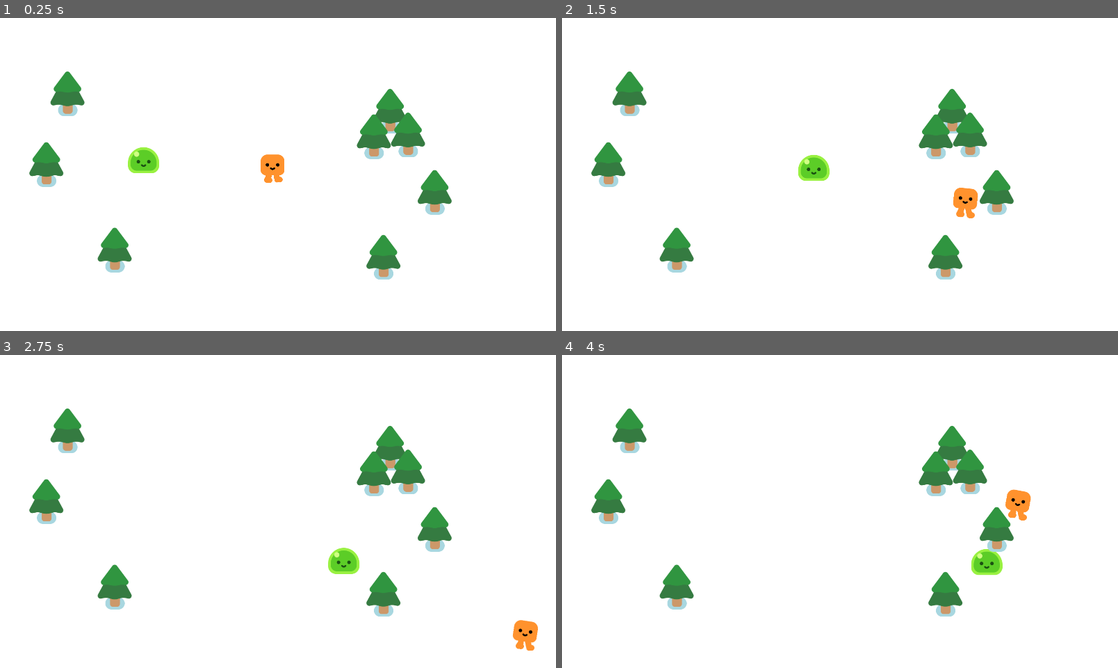
Above: before the commit, frames 1-4 (two rows, left to right).
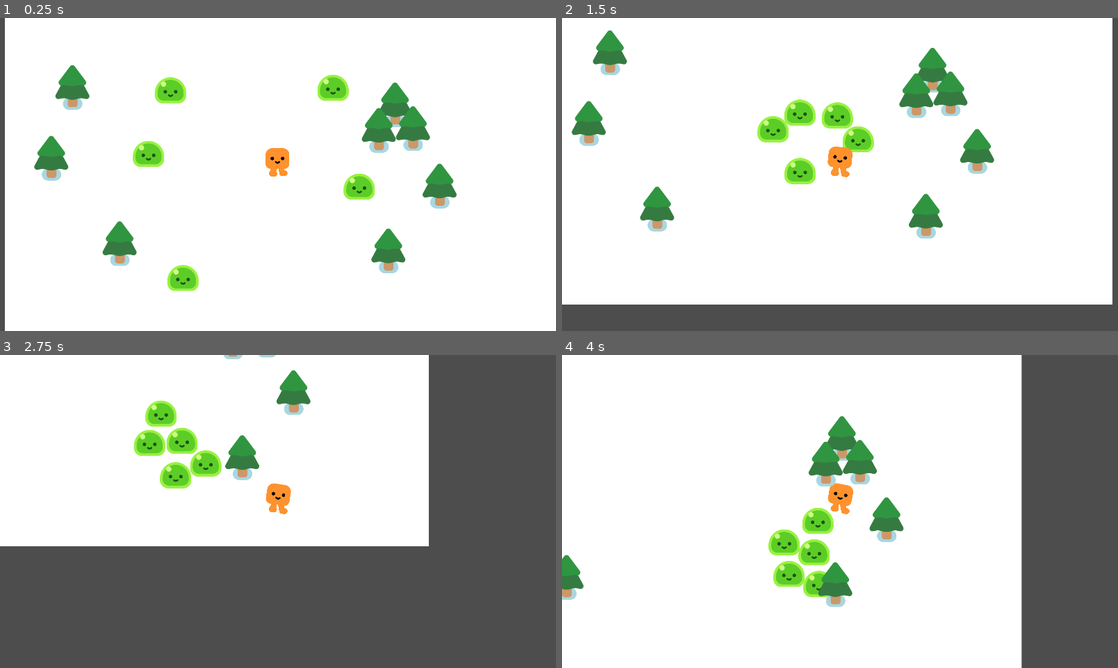
Above: after the commit, the same moments.

Repository: zzhouj/first_2d_game_from_zero
Game: Godot game, scene res://game.tscn
The game is run twice, just before and just after one commit, with the same random seed, the same clock (stepped at 60 frames per second) and the same inputs.
Inputs:
- Up to frame 1 (0.25 s): no input
- Up to frame 2 (1.5 s): hold D (move_right) 0.53-1.28 s; hold S (move_down) from 1.28 s (still down)
- Up to frame 3 (2.75 s): release S (move_down) at 2.03 s; hold D (move_right) from 2.03 s (still down)
- Up to frame 4 (4 s): release D (move_right) at 2.78 s; hold W (move_up) 2.78-3.53 s; hold A (move_left) from 3.53 s (still down)

The runs differ from the first frame. In frame 1, 7.1% of the frame differs, in the area x 0-83%, y 0-100%; in frame 2, 20%; in frame 3, 59%, in the area x 0-100%, y 0-100%; in frame 4, 28%.

Commit message:
add more mobs & add camera to player

Diff:
--- a/game.tscn
+++ b/game.tscn
@@ -16,6 +16,18 @@
 
 [node name="Mob" parent="." instance=ExtResource("2_feb5d")]
 position = Vector2(421, 521)
+
+[node name="Mob2" parent="." instance=ExtResource("2_feb5d")]
+position = Vector2(510, 265)
+
+[node name="Mob3" parent="." instance=ExtResource("2_feb5d")]
+position = Vector2(1177, 238)
+
+[node name="Mob4" parent="." instance=ExtResource("2_feb5d")]
+position = Vector2(1296, 660)
+
+[node name="Mob5" parent="." instance=ExtResource("2_feb5d")]
+position = Vector2(567, 1013)
 
 [node name="PineTrees" type="Node" parent="."]
 
--- a/player.tscn
+++ b/player.tscn
@@ -14,3 +14,5 @@
 
 [node name="CollisionShape2D" type="CollisionShape2D" parent="."]
 shape = SubResource("CircleShape2D_onrkg")
+
+[node name="Camera2D" type="Camera2D" parent="."]
